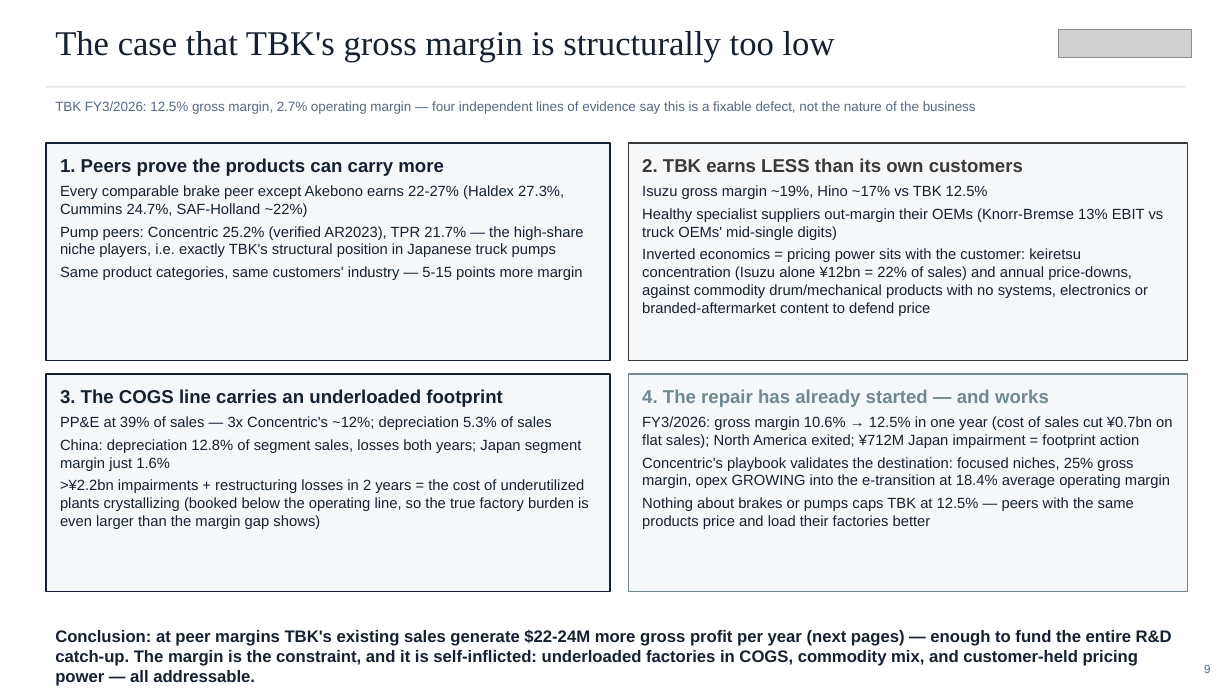
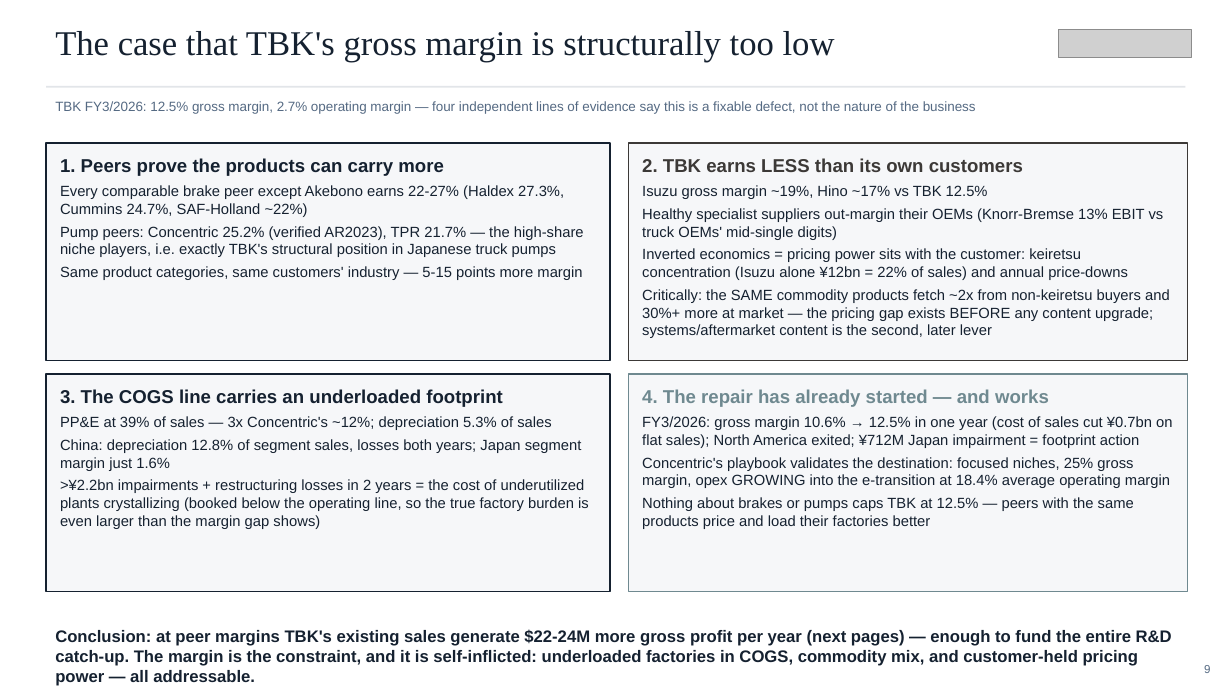
Before and after one commit to charette-lab/Claude, a slide deck: slide 9 of TBK_rd_gap_slides.pptx. Drawn at 1232x693 pixels with LibreOffice and Linux fonts; fonts in the diff are those of the drawing; grey boxes stand for pictures. Boxes give left, top, right and bottom in pixels: in the first picture for what was removed or moved away, otherwise in the second. Text is boxed around its words. In the diff, an @@ line names an element or a change of style, - is before the commit and + after.

```diff
--- a/TBK_rd_gap_slides.pptx
+++ b/TBK_rd_gap_slides.pptx
@@ text in rectangle at bbox=[642, 248, 1170, 338]: text changed @@
-Inverted economics = pricing power sits with the customer: keiretsu concentration (Isuzu alone ¥12bn = 22% of sales) and annual price-downs, against commodity drum/mechanical products with no systems, electronics or branded-aftermarket content to defend price
+Inverted economics = pricing power sits with the customer: keiretsu concentration (Isuzu alone ¥12bn = 22% of sales) and annual price-downs
+Critically: the SAME commodity products fetch ~2x from non-keiretsu buyers and 30%+ more at market — the pricing gap exists BEFORE any content upgrade; systems/aftermarket content is the second, later lever
```
Also in this commit, not shown: 6 other slides changed, 3 other files.
